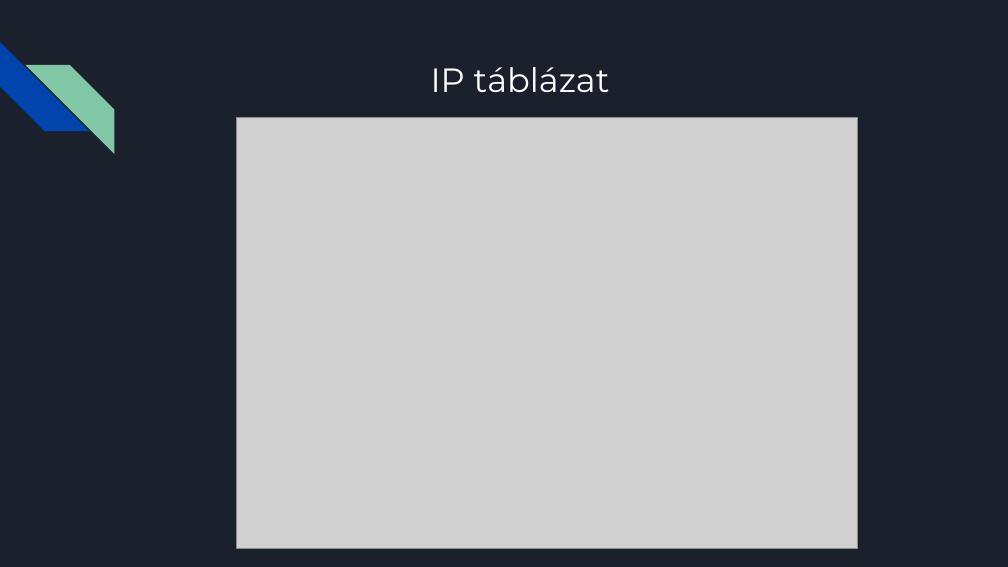
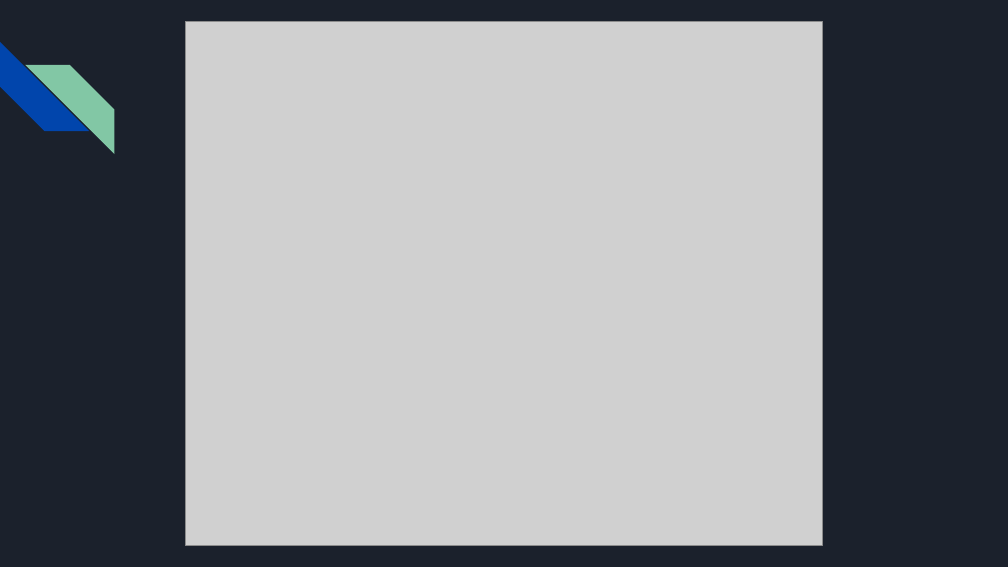
Before and after one commit to XRX265/DotNyetWork, a slide deck: slide 5 of Cím nélküli prezentáció.pptx. Drawn at 1008x567 pixels with LibreOffice and Linux fonts; fonts in the diff are those of the drawing; grey boxes stand for pictures. Boxes give left, top, right and bottom in pixels: in the first picture for what was removed or moved away, otherwise in the second. Text is boxed around its words. In the diff, an @@ line names an element or a change of style, - is before the commit and + after.

```diff
--- a/Cím nélküli prezentáció.pptx
+++ b/Cím nélküli prezentáció.pptx
@@ picture resized from (x1=237, y1=118, x2=858, y2=548) to (x1=185, y1=21, x2=823, y2=545) @@
@@ title removed at (x1=431, y1=67, x2=610, y2=92) @@
-IP táblázat
```
